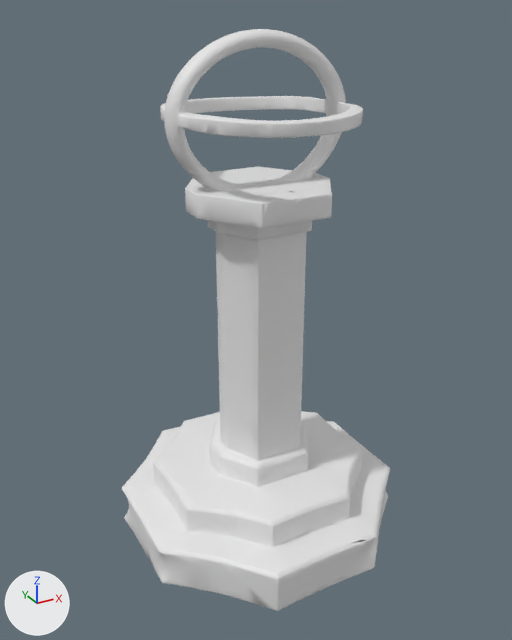
What one commit did to the glTF model public/models/scene/pedestal.glb.
Before and after are seen from a camera (50 mm lens) standing at (-1.21, -2.17, 1.02) and looking at (-0.03, -0.02, -0.06). Every picture has the same lights, and +X, +Y and +Z are marked at lower left. The first picture is the older version. Where no turn or scale is listed for an object, it has been applied to the vertices. Vertices at exactly the same position are counted once.
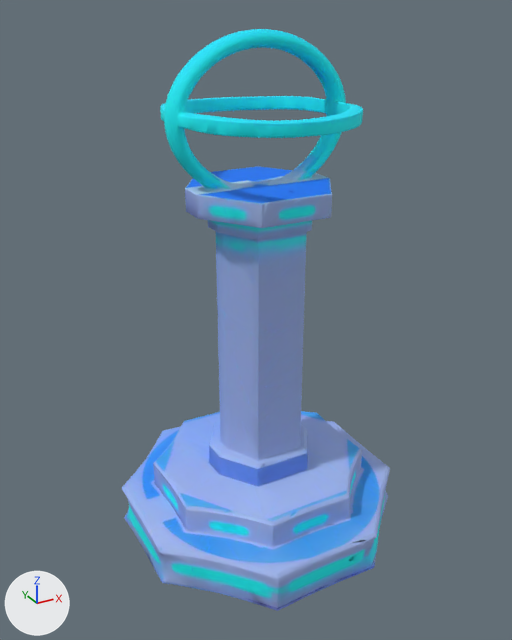
Where the newer file only moved an object's origin or applied its transform, the numbers keep the older frame.

Pixel boxes (x1, y1, x2, y2) of what changed, in the pictures (512 x 640 px; the box of a moved part takes in the faces that stretch with it):
```json
{"part": 1, "of": "me_mesh1_0", "change": "moved or reshaped", "before": [245, 109, 338, 227], "after": [245, 109, 338, 227]}
{"part": 2, "of": "me_mesh1_0", "change": "surface changed", "before": [122, 29, 390, 611], "after": [122, 29, 390, 611], "on screen": "darker"}
{"part": 3, "of": "me_mesh1_0", "change": "recoloured", "before": [122, 29, 390, 611], "after": [122, 29, 390, 611], "on screen": "darker"}
```

Scene script edits in JSON lines:
```json
{"op": "add", "block": "img_image_0", "code": ["img_image_0 = load_image('Image_0', '_unpacked/Image_0', 1024, 1024, 'sRGB')"]}
{"op": "add", "block": "mat_material_0", "code": ["mat_material_0 = principled_material('Material_0')", "mat_material_0.texture = img_image_0", "mat_material_0.roughness = 0.8"]}
{"block": "me_mesh1_0", "where": "# used by ob_mesh1_0; location = (0.0, 0.0, 0.0)"}
{"op": "remove", "block": "me_mesh1_0", "code": "me_mesh1_0.from_pydata(...)  # 14528 vertices, 29008 faces; spans x -0.54..0.54, y -0.54..0.54, z -0.96..0.95"}
{"op": "add", "block": "me_mesh1_0", "code": "me_mesh1_0.from_pydata(...)  # 14487 vertices, 28944 faces; spans x -0.54..0.54, y -0.54..0.54, z -0.96..0.95"}
{"block": "me_mesh1_0", "change": "me_mesh1_0 part 1"}
{"block": "me_mesh1_0", "change": "20 vertices are removed from x -0.28..0.26, y -0.3..0.27, z 0.31..0.91"}
{"block": "me_mesh1_0", "change": "128 faces are deleted"}
{"block": "me_mesh1_0", "change": "3 vertices move within x -0.31..0.06, y -0.35..0.09, z 0.37..0.71"}
{"block": "me_mesh1_0", "change": "96 new faces join them"}
{"block": "me_mesh1_0", "change": "me_mesh1_0 part 2: 28826 kept faces spanning x -0.54..0.54, y -0.54..0.54, z -0.96..0.95 get new texture (UV) coordinates"}
{"block": "me_mesh1_0", "change": "me_mesh1_0 part 3: 28840 faces spanning x -0.54..0.54, y -0.54..0.54, z -0.96..0.95 switch from no material to mat_material_0 (picture img_image_0)"}
{"block": "me_mesh1_0", "change": "other edits to the shape of me_mesh1_0 do not show in these pictures"}
```
